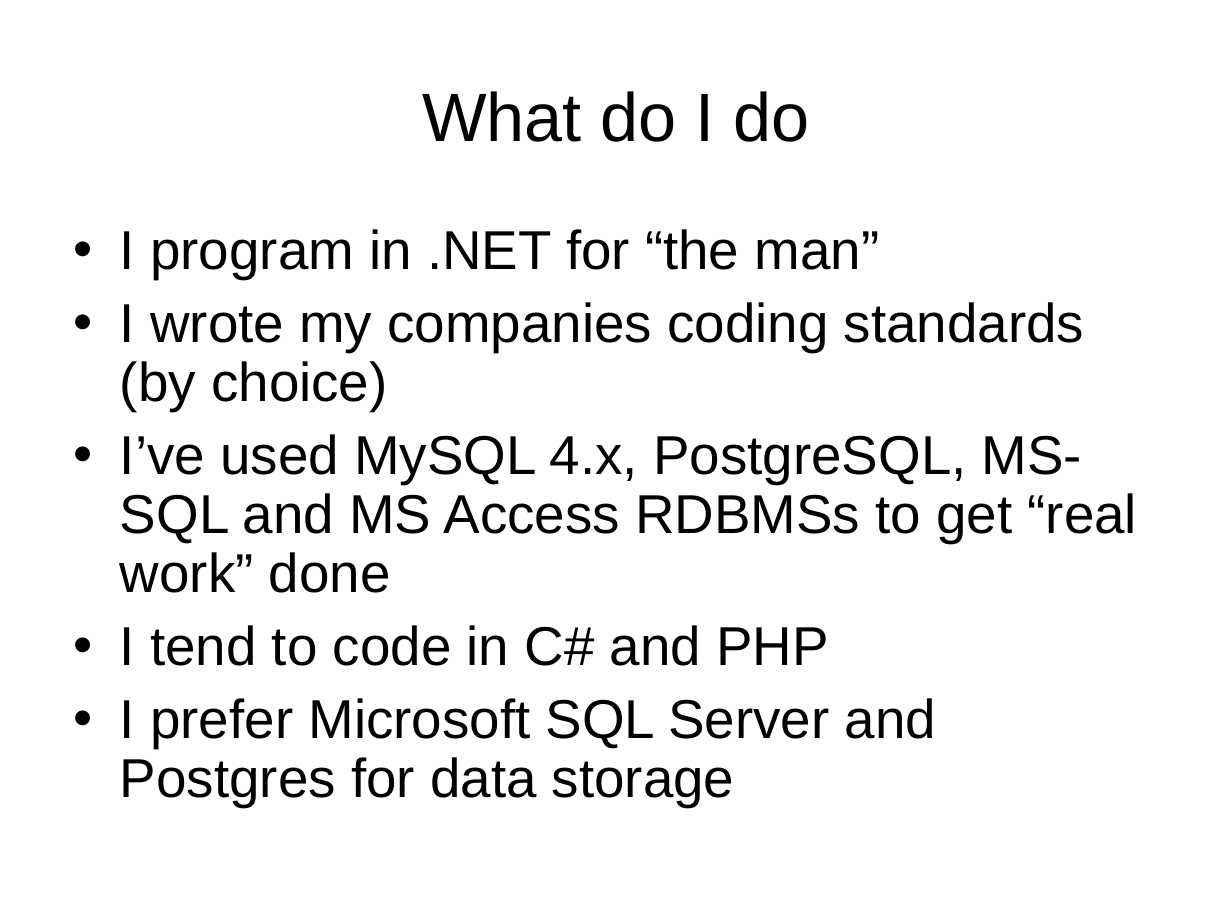
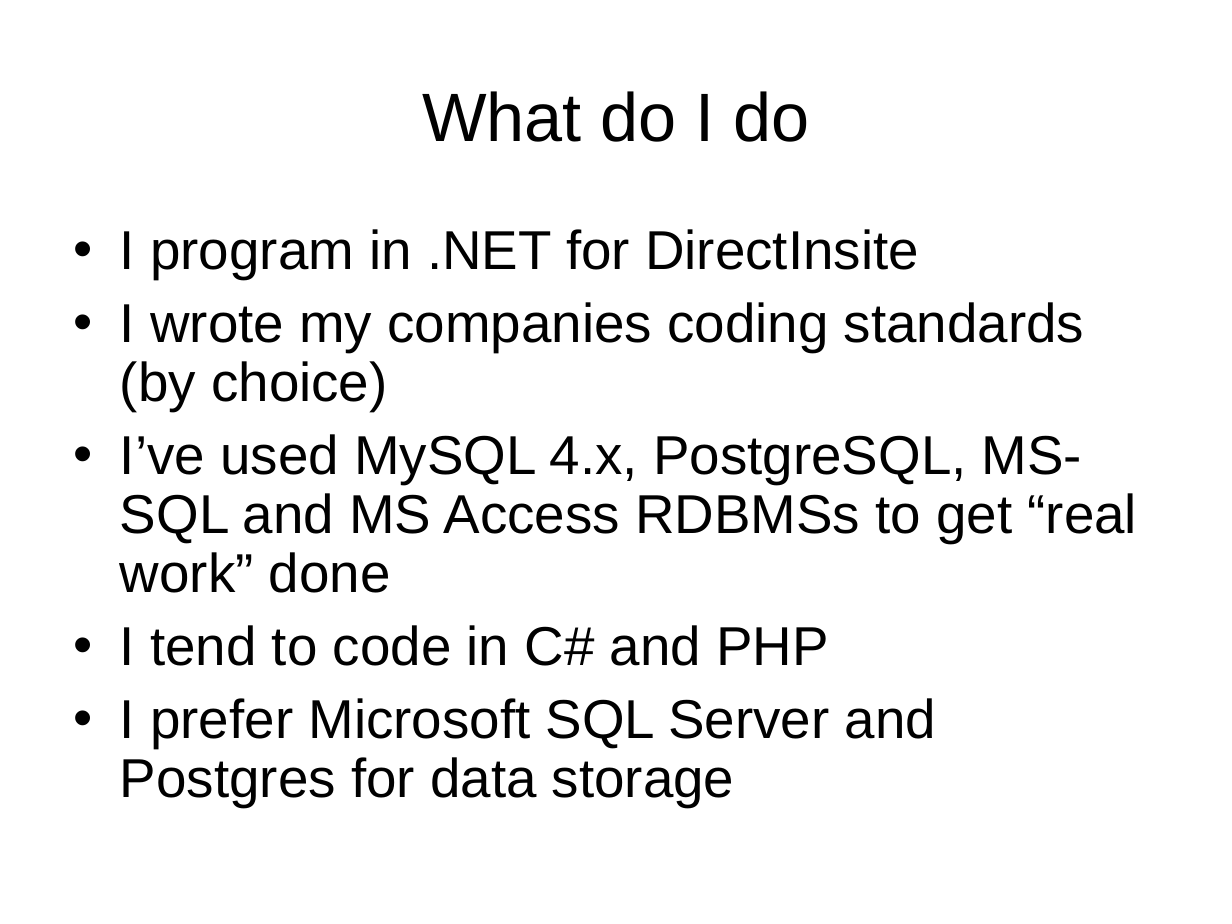
Before and after one commit to LIPHP/Employee-Contact-List, a slide deck: slide 4 of Docs/Using Microsoft SQL Server with PHP.ppt. Drawn at 1232x924 pixels with LibreOffice and Linux fonts; fonts in the diff are those of the drawing. Boxes give left, top, right and bottom in pixels: in the first picture for what was removed or moved away, otherwise in the second. Text is boxed around its words. In the diff, an @@ line names an element or a change of style, - is before the commit and + after.

```diff
--- a/Docs/Using Microsoft SQL Server with PHP.ppt
+++ b/Docs/Using Microsoft SQL Server with PHP.ppt
@@ text at bbox=[120, 229, 919, 279]: text changed @@
-• I program in .NET for “the man”
+• I program in .NET for DirectInsite
```
Also in this commit, not shown: 5 other slides changed, 1 slide removed.
